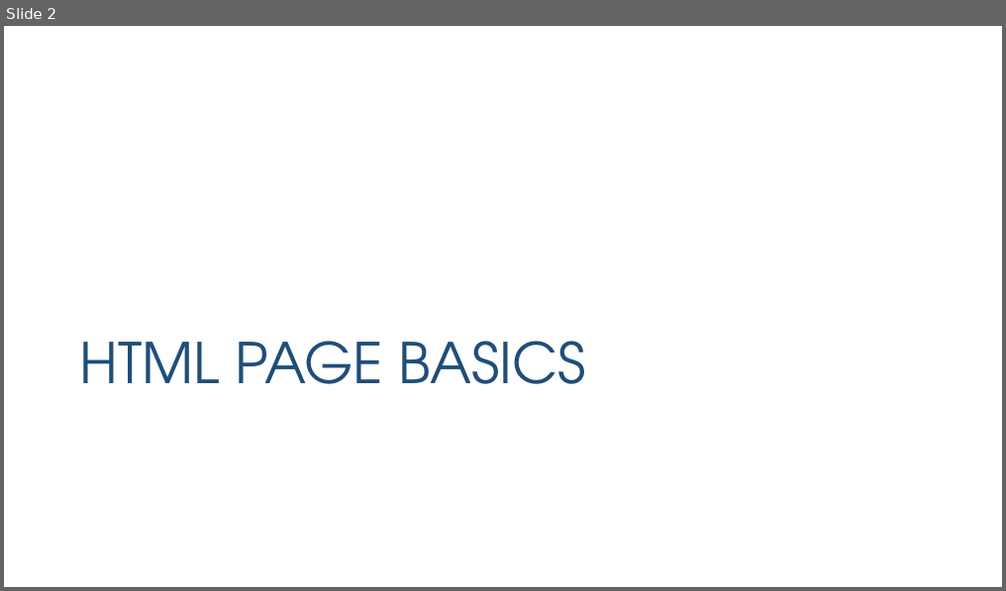
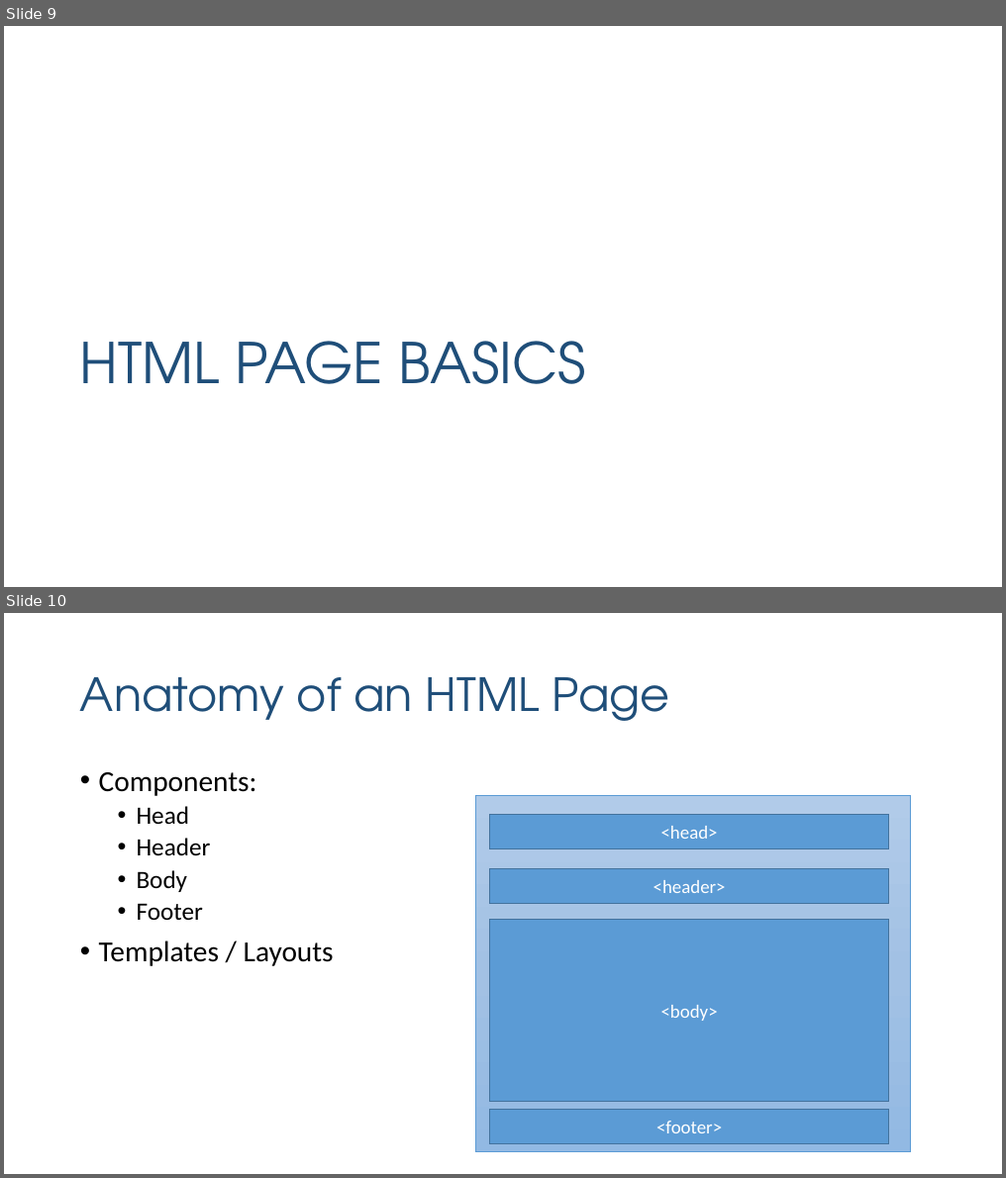
Before and after one commit to DS4PS/cpp-527-fall-2020, a slide deck: lectures/github-pages.pptx. Shown one above the other, each under a label of ours: slide 2 before the commit, slides 9 and 10 after it. The pictures are 1006x591 and 1006x1178 pixels, drawn with LibreOffice and Linux fonts; fonts in the diff are those of the drawing. Boxes give left, top, right and bottom in pixels: in the first picture for what was removed or moved away, otherwise in the second. Text is boxed around its words. In the diff, an @@ line names an element or a change of style, - is before the commit and + after.

```diff
--- a/lectures/github-pages.pptx
+++ b/lectures/github-pages.pptx
@@ slide 10 added at (4, 613, 1002, 1174), background #FFFFFF @@
@@ title added at (80, 677, 670, 721), 44 pt, text #1F4E79 @@
+Anatomy of an HTML Page
@@ text added at (99, 772, 334, 966), 28 pt, text #000000 @@
+• Components:
+  • Head
+  • Header
+  • Body
+  • Footer
+• Templates / Layouts
@@ rectangle added at (475, 796, 910, 1152), fill gradient #B1CBE9 to #A3C1E5 to #93B9E4, outline #5B9BD5 0.5 pt @@
@@ rectangle added at (490, 814, 890, 850), fill #5B9BD5, outline #43739E 1 pt, 18 pt, text #FFFFFF @@
+<head>
@@ rectangle added at (490, 869, 890, 904), fill #5B9BD5, outline #43739E 1 pt, 18 pt, text #FFFFFF @@
+<header>
@@ rectangle added at (490, 919, 890, 1102), fill #5B9BD5, outline #43739E 1 pt, 18 pt, text #FFFFFF @@
+<body>
@@ rectangle added at (490, 1109, 890, 1145), fill #5B9BD5, outline #43739E 1 pt, 18 pt, text #FFFFFF @@
+<footer>
@@ what was slide 2 is now slide 9 @@
```
Also in this commit, not shown: 1 slide changed, 3 other slides added, 1 slide removed, 1 other file.
